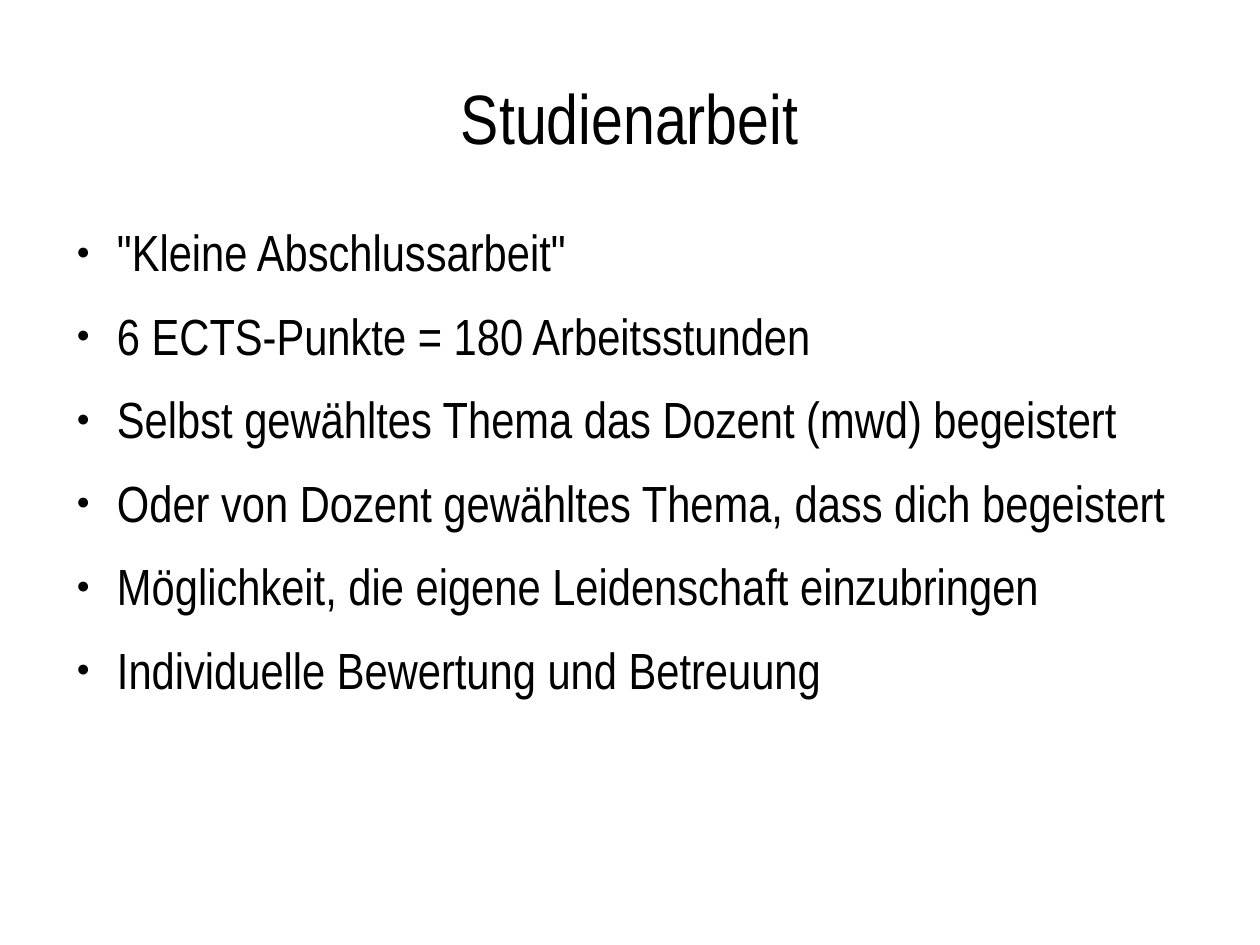
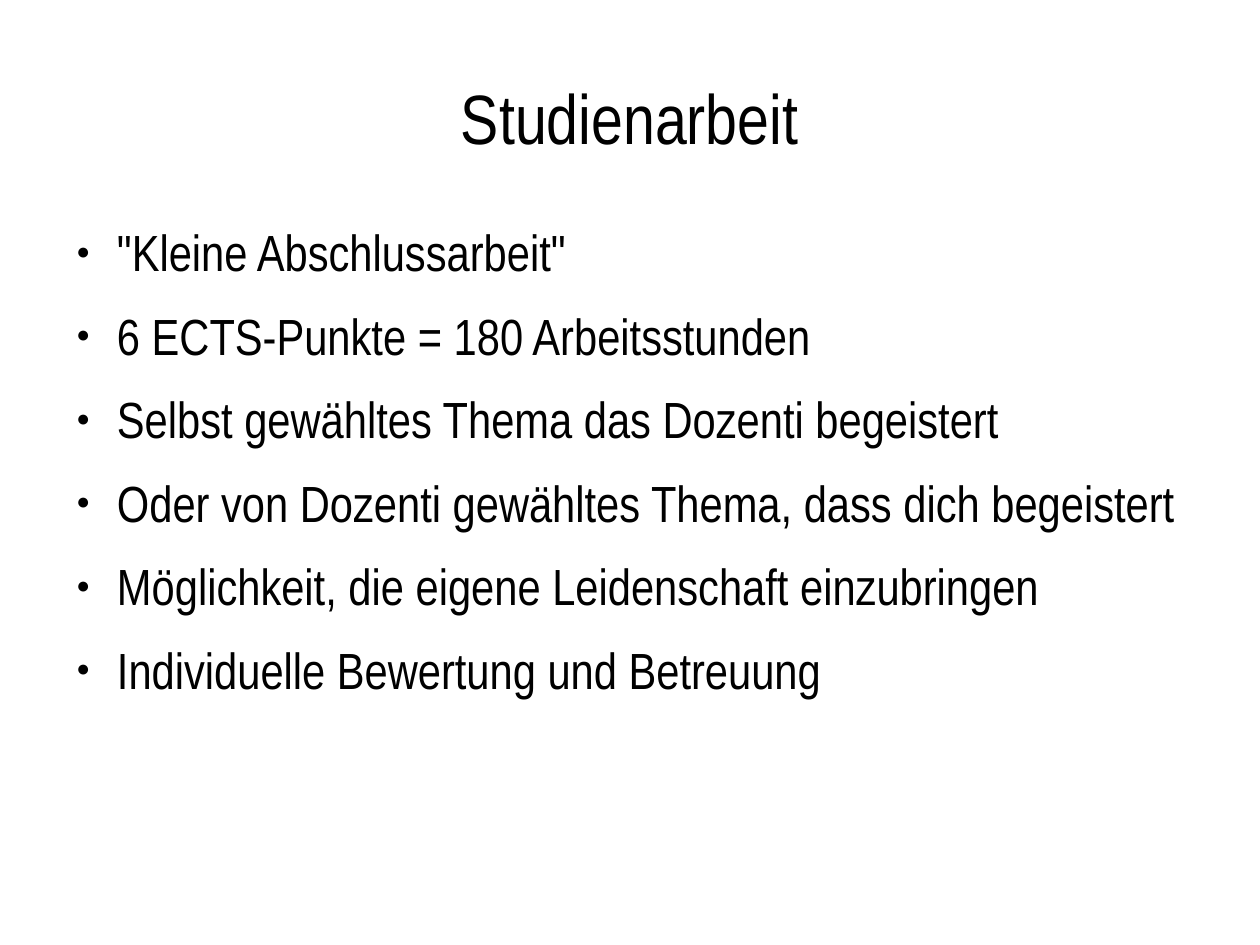
Before and after one commit to JirkaDellOro/JirkaDellOro.github.io, a slide deck: slide 8 of Prof/WPM-Vorstellung.odp. Drawn at 1260x945 pixels with LibreOffice and Linux fonts; fonts in the diff are those of the drawing; background and template pictures are left out. Boxes give left, top, right and bottom in pixels: in the first picture for what was removed or moved away, otherwise in the second. Text is boxed around its words. In the diff, an @@ line names an element or a change of style, - is before the commit and + after.

```diff
--- a/Prof/WPM-Vorstellung.odp
+++ b/Prof/WPM-Vorstellung.odp
@@ text at (x1=117, y1=401, x2=1174, y2=532): text changed @@
-● Selbst gewähltes Thema das Dozent (mwd) begeistert
-● Oder von Dozent gewähltes Thema, dass dich begeistert
+● Selbst gewähltes Thema das Dozenti begeistert
+● Oder von Dozenti gewähltes Thema, dass dich begeistert
```
Also in this commit, not shown: 2 other slides changed, 1 other file.
